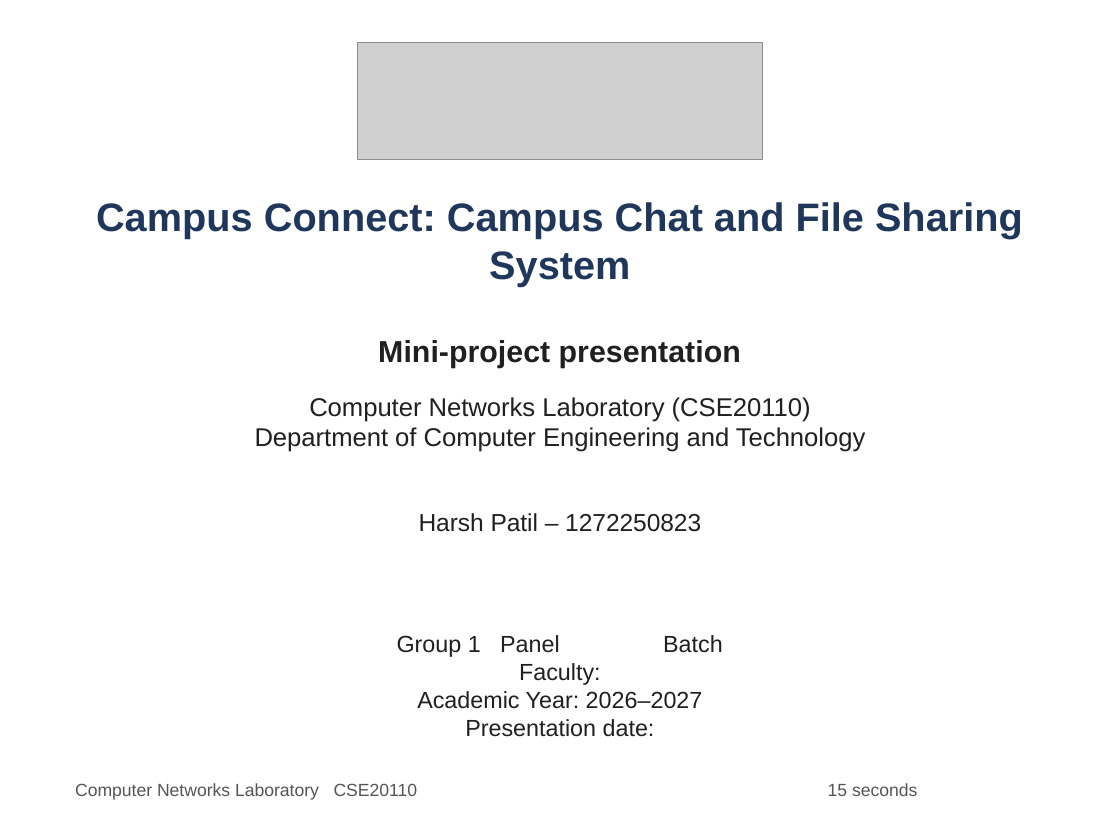
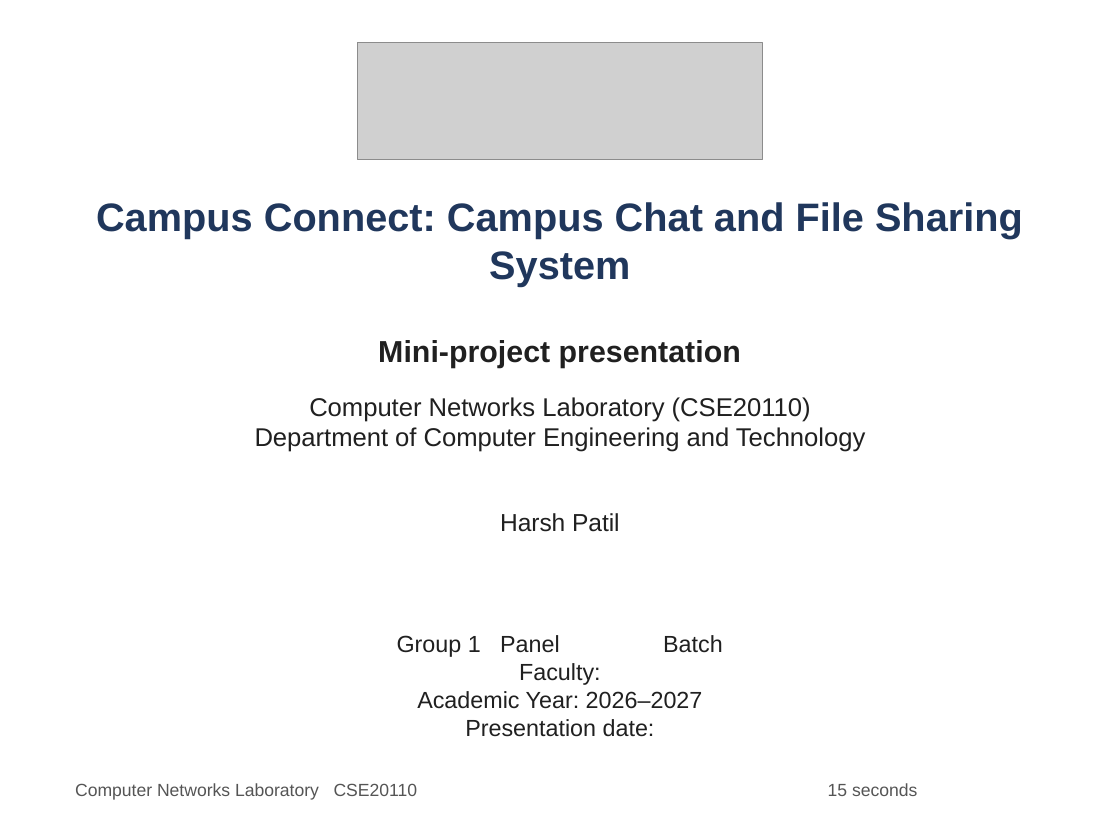
Before and after one commit to harshpatil2006/CN-Lab-2026-27, a slide deck: slide 1 of Group-01_Campus-Connect/docs/Campus_Connect_CN_Mini_Project_PPT.pptx. Drawn at 1120x840 pixels with LibreOffice and Linux fonts; fonts in the diff are those of the drawing; grey boxes stand for pictures. Boxes give left, top, right and bottom in pixels: in the first picture for what was removed or moved away, otherwise in the second. Text is boxed around its words. In the diff, an @@ line names an element or a change of style, - is before the commit and + after.

```diff
--- a/Group-01_Campus-Connect/docs/Campus_Connect_CN_Mini_Project_PPT.pptx
+++ b/Group-01_Campus-Connect/docs/Campus_Connect_CN_Mini_Project_PPT.pptx
@@ text at (500, 513, 620, 532): text changed @@
-Harsh Patil – 1272250823
+Harsh Patil
```
Also in this commit, not shown: 1 other file.
